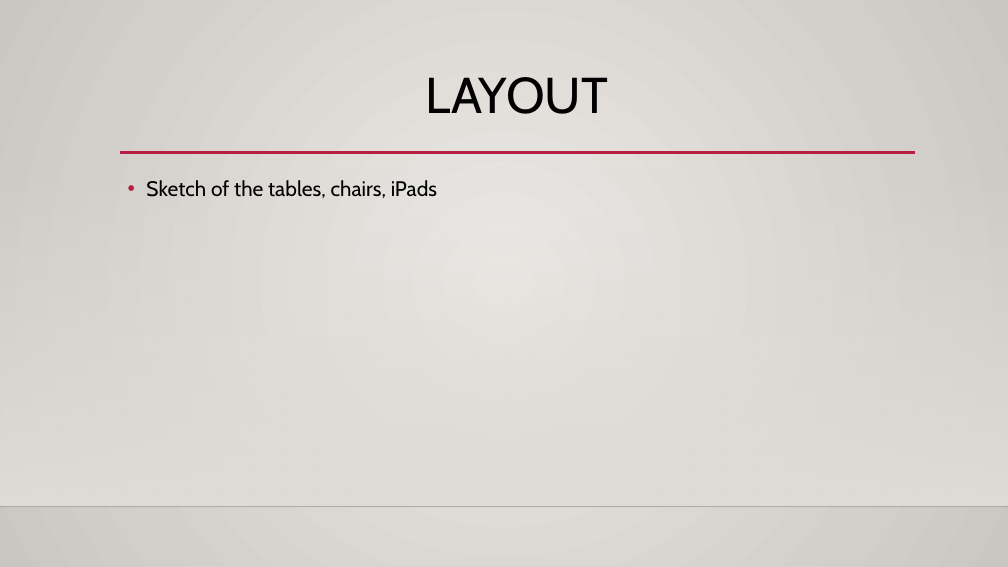
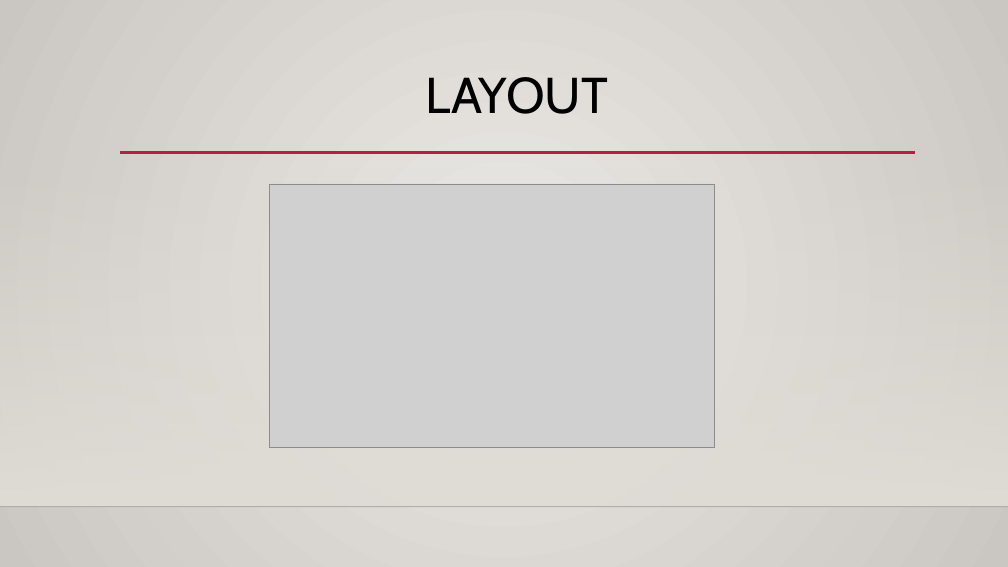
Before and after one commit to stirenewang/EH89-ConsumerCompanyGame, a slide deck: slide 3 of Presentation.pptx. Drawn at 1008x567 pixels with LibreOffice and Linux fonts; fonts in the diff are those of the drawing; grey boxes stand for pictures; background and template pictures are left out. Boxes give left, top, right and bottom in pixels: in the first picture for what was removed or moved away, otherwise in the second. Text is boxed around its words. In the diff, an @@ line names an element or a change of style, - is before the commit and + after.

Commit message:
update PPT

```diff
--- a/Presentation.pptx
+++ b/Presentation.pptx
@@ text removed at (x1=146, y1=180, x2=437, y2=198) @@
-• Sketch of the tables, chairs, iPads
@@ picture added at (x1=269, y1=184, x2=715, y2=448) @@
```
Also in this commit, not shown: 2 other slides changed.
